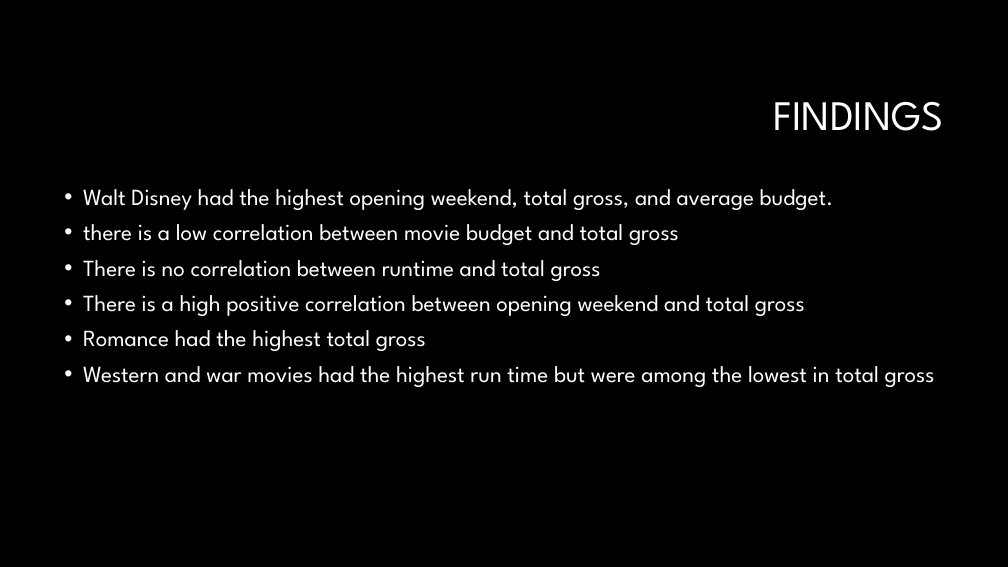
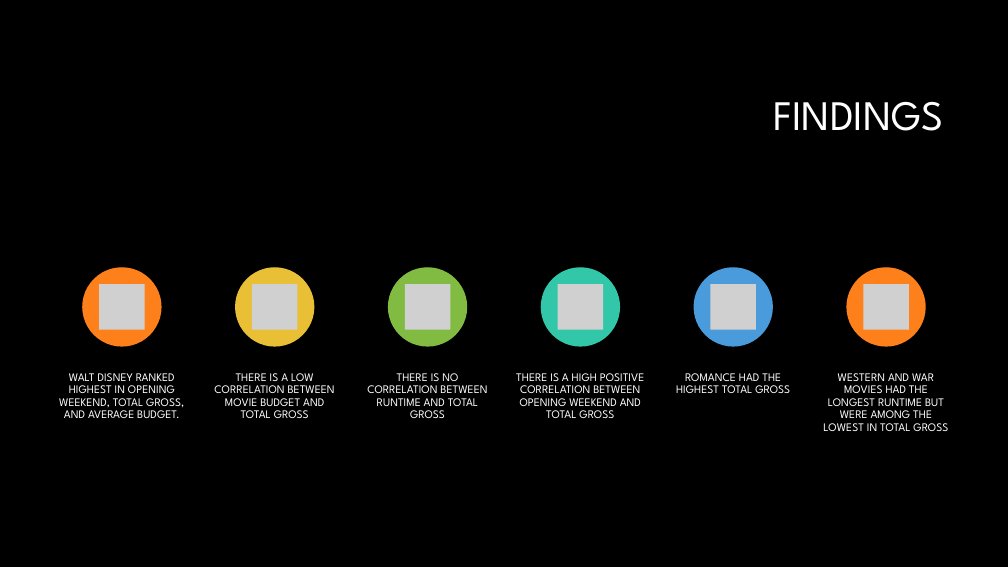
Before and after one commit to Dillongrow/Project_1, a slide deck: slide 8 of Box office data.pptx. Drawn at 1008x567 pixels with LibreOffice and Linux fonts; fonts in the diff are those of the drawing; grey boxes stand for pictures; background and template pictures are left out. Boxes give left, top, right and bottom in pixels: in the first picture for what was removed or moved away, otherwise in the second. Text is boxed around its words. In the diff, an @@ line names an element or a change of style, - is before the commit and + after.

```diff
--- a/Box office data.pptx
+++ b/Box office data.pptx
@@ text removed at [83, 189, 935, 387] @@
-• Walt Disney had the highest opening weekend, total gross, and average budget.
-• there is a low correlation between movie budget and total gross
-• There is no correlation between runtime and total gross
-• There is a high positive correlation between opening weekend and total gross
-• Romance had the highest total gross
-• Western and war movies had the highest run time but were among the lowest in total gross
@@ group added at [59, 268, 948, 431]: 6 ellipses, 6 pictures, 6 texts @@
+WALT DISNEY RANKED HIGHEST IN OPENING WEEKEND, TOTAL GROSS, AND AVERAGE BUDGET.
+THERE IS A LOW CORRELATION BETWEEN MOVIE BUDGET AND TOTAL GROSS
+THERE IS NO CORRELATION BETWEEN RUNTIME AND TOTAL GROSS
+THERE IS A HIGH POSITIVE CORRELATION BETWEEN OPENING WEEKEND AND TOTAL GROSS
+ROMANCE HAD THE HIGHEST TOTAL GROSS
+WESTERN AND WAR MOVIES HAD THE LONGEST RUNTIME BUT WERE AMONG THE LOWEST IN TOTAL GROSS
```
Also in this commit, not shown: 3 other slides changed, 4 slides added, 4 slides removed.
